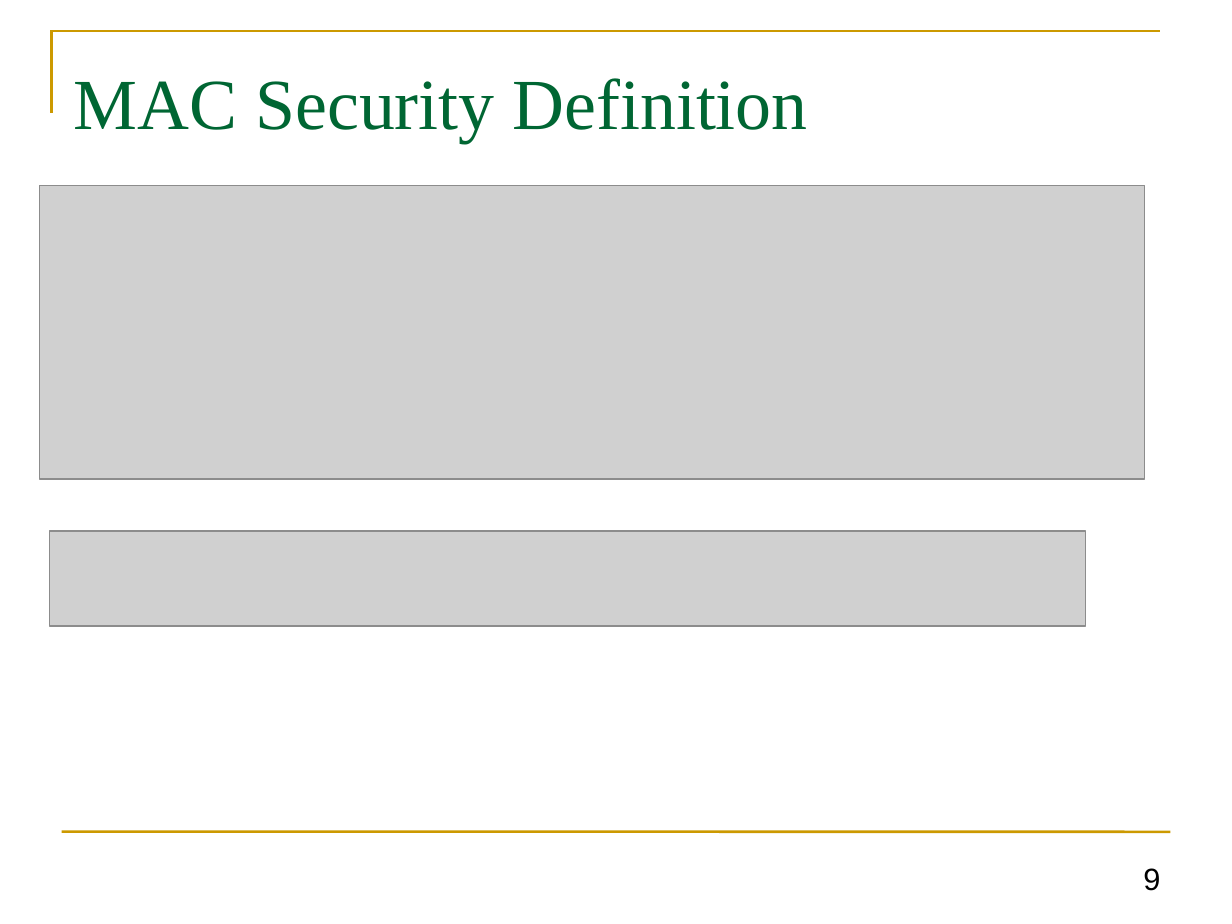
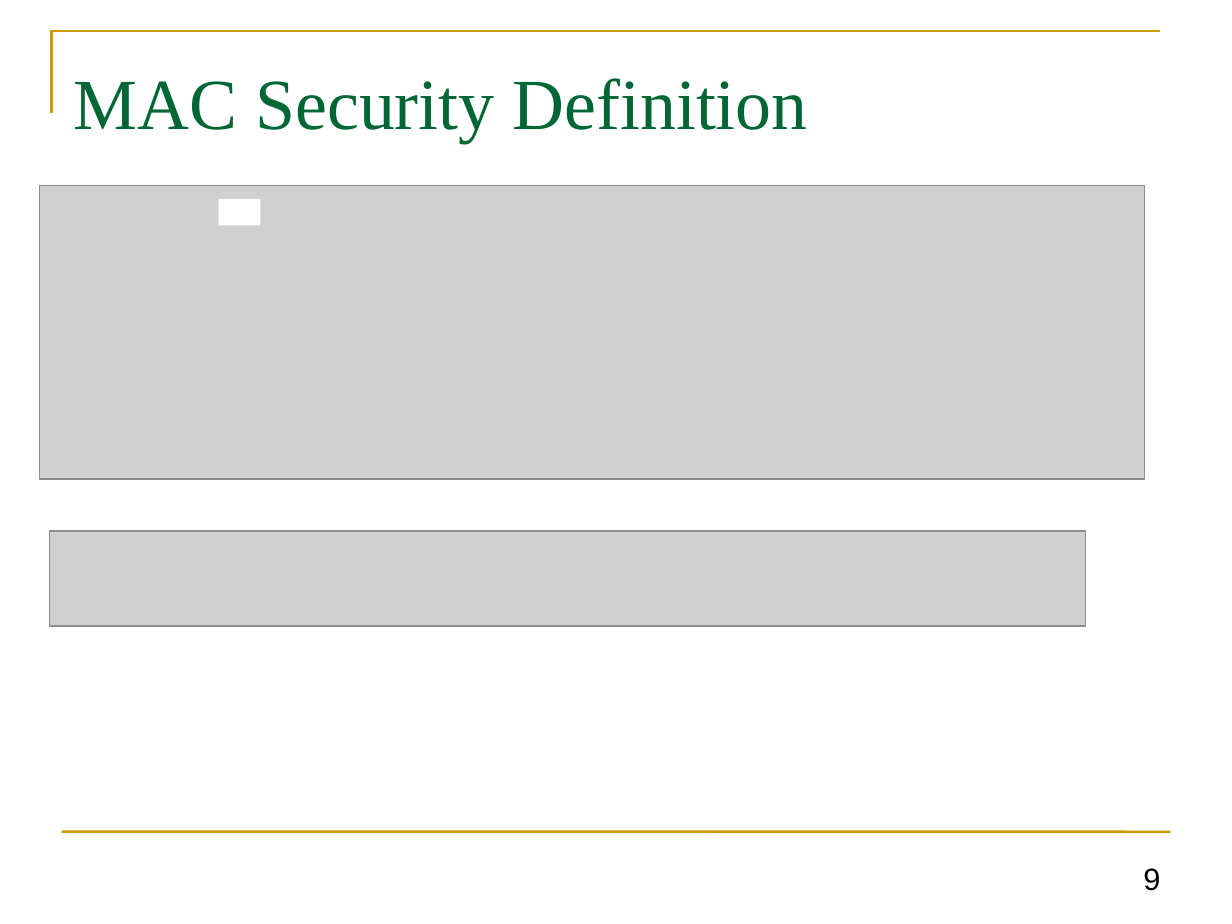
Before and after one commit to GhadaAlmashaqbeh/GhadaAlmashaqbeh.github.io, a slide deck: slide 9 of courses/cse3400-s2023/lecture5.pptx. Drawn at 1232x924 pixels with LibreOffice and Linux fonts; fonts in the diff are those of the drawing; grey boxes stand for pictures. Boxes give left, top, right and bottom in pixels: in the first picture for what was removed or moved away, otherwise in the second. Text is boxed around its words. In the diff, an @@ line names an element or a change of style, - is before the commit and + after.

```diff
--- a/courses/cse3400-s2023/lecture5.pptx
+++ b/courses/cse3400-s2023/lecture5.pptx
@@ rectangle added at <box>218,198,260,225</box>, fill #FFFFFF @@
```
Also in this commit, not shown: 4 other slides changed, 4 other files.
